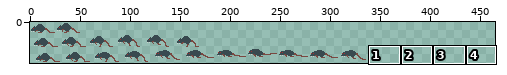
One commit to this sprite sheet: assets/sprites/atlas.png. Above: a wide view before the commit, with the close-up outlined.
Close-up. First the earlier version:
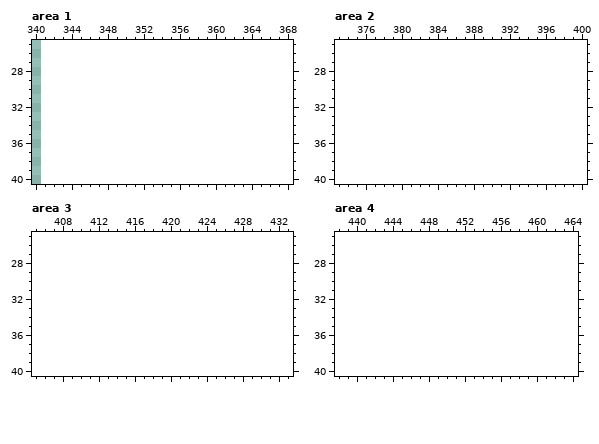
The file is 341x41 pixels. Shown: area 1: x 340..368, y 25..40; area 2: x 373..400, y 25..40; area 3: x 405..433, y 25..40; area 4: x 438..464, y 25..40. The old version is drawn lined up with the new one, on the new canvas.
New version:
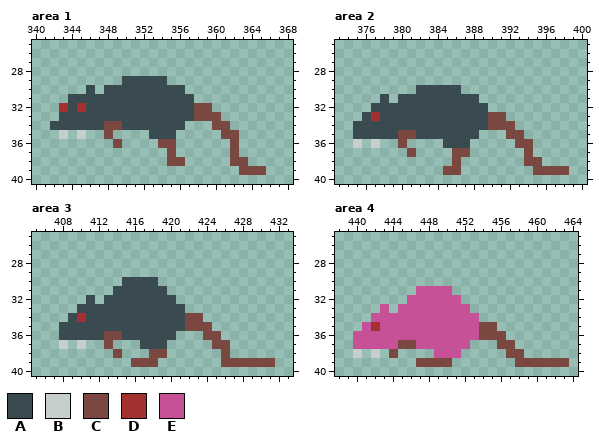
Palette (. is transparent): A #394a50  B #c7cfcc  C #7a4841  D #a53030  E #c65197
Difference:
canvas 341x41 -> 465x41
--- area 1
@@ x 340..368 @@
 28 .............................
-29 .............................
-30 .............................
-31 .............................
-32 .............................
-33 .............................
-34 .............................
-35 .............................
-36 .............................
-37 .............................
-38 .............................
-39 .............................
+29 ..........AAAAA..............
+30 ......A.AAAAAAAAA............
+31 ....AAAAAAAAAAAAAA...........
+32 ...DADAAAAAAAAAAAACC.........
+33 ...AAAAAAAAAAAAAAACCC........
+34 ..AAAAAACCAAAAAAA...CC.......
+35 ...B.B..C....AAA.....CC......
+36 .........C....CC......C......
+37 ...............C......C......
+38 ...............CC.....CC.....
+39 .......................CCC...
 40 .............................
--- area 2
@@ x 373..400 @@
 29 ............................
-30 ............................
-31 ............................
-32 ............................
-33 ............................
-34 ............................
-35 ............................
-36 ............................
-37 ............................
-38 ............................
-39 ............................
+30 .........AAAAA..............
+31 .....A.AAAAAAAAA............
+32 ....AAAAAAAAAAAAA...........
+33 ...ADAAAAAAAAAAAACC.........
+34 ..AAAAAAAAAAAAAAACCC........
+35 ..AAAAACCAAAAAAA...CC.......
+36 ..B.B..C....AAA.....CC......
+37 ........C....CC......C......
+38 .............C.......CC.....
+39 ............CC........CCCC..
 40 ............................
--- area 3
@@ x 405..433 @@
 29 .............................
-30 .............................
-31 .............................
-32 .............................
-33 .............................
-34 .............................
-35 .............................
-36 .............................
-37 .............................
-38 .............................
-39 .............................
+30 ..........AAAA...............
+31 .........AAAAAA..............
+32 ......A.AAAAAAAA.............
+33 .....AAAAAAAAAAAA............
+34 ....ADAAAAAAAAAAACC..........
+35 ...AAAAAAAAAAAAAACCC.........
+36 ...AAAAACCAAAAAA...CC........
+37 ...B.B..C...AAA.....CC.......
+38 .........C...CC......C.......
+39 ...........CCC.......CCCCCC..
 40 .............................
--- area 4
@@ x 438..464 @@
 30 ...........................
-31 ...........................
-32 ...........................
-33 ...........................
-34 ...........................
-35 ...........................
-36 ...........................
-37 ...........................
-38 ...........................
-39 ...........................
+31 .........EEEE..............
+32 ........EEEEEE.............
+33 .....E.EEEEEEEE............
+34 ....EEEEEEEEEEEE...........
+35 ...EDEEEEEEEEEEECC.........
+36 ..EEEEEEEEEEEEEECCC........
+37 ..EEEEECCEEEEEE...CC.......
+38 ..B.B.C....EEE.....CC......
+39 .........CCCC.......CCCCCC.
 40 ...........................
